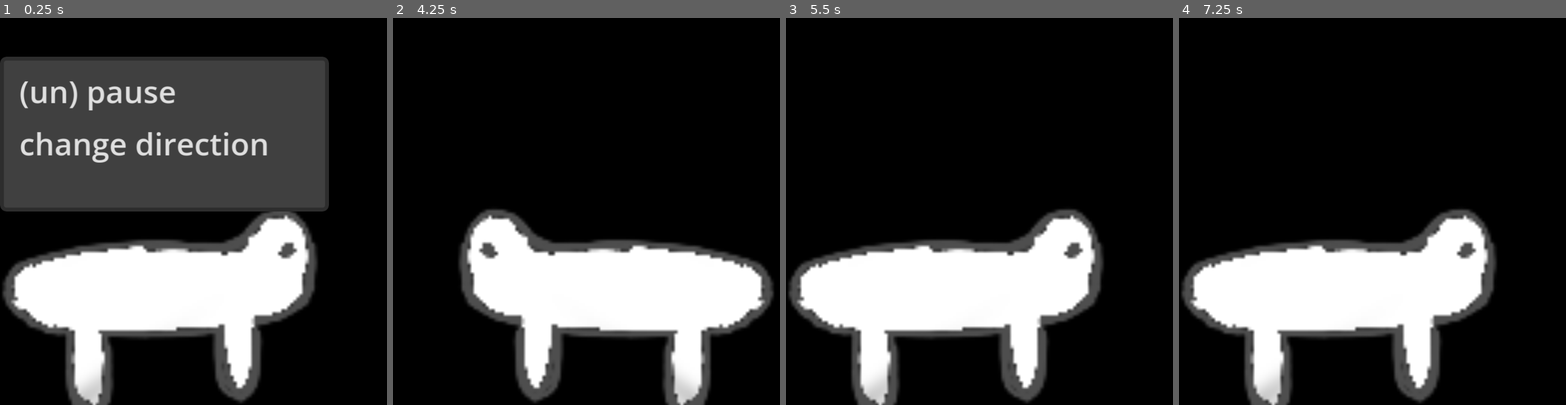
Above: before the commit, frames 1-4 (left to right).
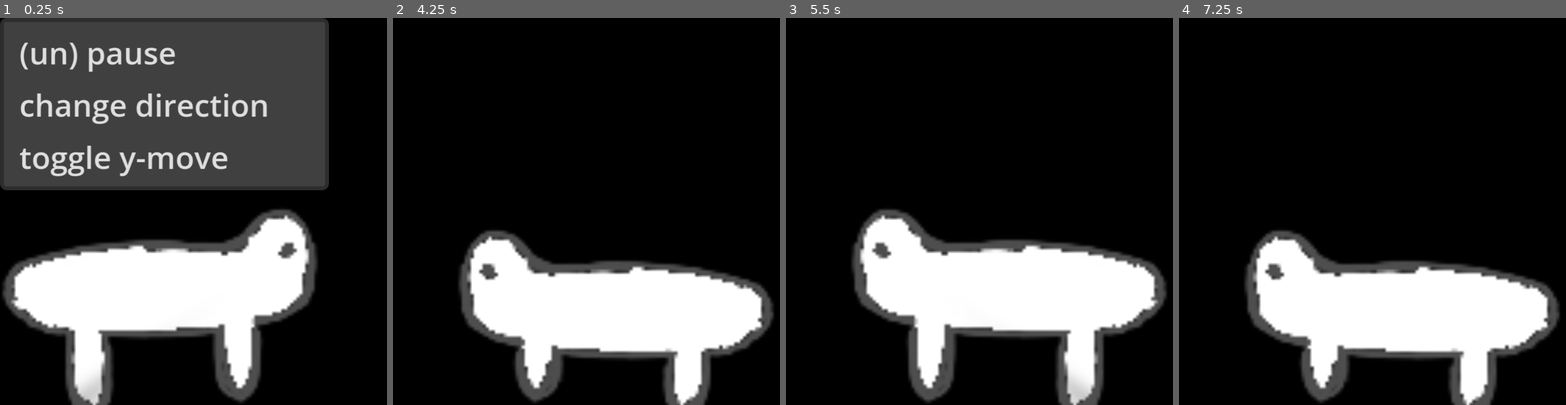
Above: after the commit, the same moments.

Repository: fabianternis/my-screen-pet
Game: Godot game, scene res://main.tscn
Two runs of this game, one before a commit and one after it. Both use one fixed random seed, a clock stepped at 60 frames per second and the inputs below.
Inputs (mouse positions are in pixels of both pictures, inside the frame that each line leads up to):
- Up to frame 1 (0.25 s): no input
- Up to frame 2 (4.25 s): tap Enter at 0.5, 2.75 s; drag from (582, 296) to (625, 126) at 0.52 s; tap Space at 1.25, 3.5 s; drag from (509, 230) to (582, 296) at 1.27 s; move the mouse to (625, 126) at 2.02 s; hold Right 2.03-2.75 s; tap Alt at 2.1, 3.6 s; click (625, 126) at 2.17 s; drag from (567, 288) to (470, 153) at 2.77 s; move the mouse to (702, 269) at 3.52 s; hold Left from 3.53 s (still down); click (702, 269) at 3.67 s
- Up to frame 3 (5.5 s): release Left at 4.25 s; drag from (863, 153) to (975, 296) at 4.27 s; tap Enter at 5 s; move the mouse to (998, 211) at 5.02 s; hold Down from 5.03 s (still down); tap Alt at 5.1 s; click (998, 211) at 5.17 s
- Up to frame 4 (7.25 s): release Down at 5.75 s; drag from (1314, 114) to (1295, 230) at 5.77 s; move the mouse to (1457, 192) at 6.52 s; hold Up from 6.53 s (still down); tap Alt at 6.6 s; click (1457, 192) at 6.67 s

The runs differ from the first frame. In frame 1, 18% of the frame differs, in the area x 0-85%, y 0-50%; in frame 2, 13%; in frame 3, 21%; in frame 4, 23%, in the area x 0-99%, y 49-100%.

Commit message:
feat: Implement "y movement allowence"-toggle

Diff:
--- a/main.gd
+++ b/main.gd
@@ -9,6 +9,8 @@
 var pause_action_time = 7.0
 var pause_time_since_last = 0.0 #not (yet) in use
 var is_following_mouse = false #not in use
+var mouse_position = Vector2()
+var can_move_y = true
 
 var default_speed = 200
 var initial_direction = Vector2(1, 1)
@@ -58,14 +60,15 @@
 	#popup_paused.add_item('continue', 0)
 	#popup_paused.add_item('resume', 0)
 	popup.add_item('change direction', 1)
+	popup.add_item('toggle y-move', 2)
 
 
 	area.input_event.connect(_on_area_input)
 	popup.id_pressed.connect(_on_item_press)
 	#popup_paused.id_pressed.connect(_on_pause_item_press)
 
-	#print (size_screen)
-	#print (size_window)
+	##print (size_screen)
+	##print (size_window)
 
 	other_window_pos_tofix = Vector2(DisplayServer.window_get_position())
 
@@ -98,7 +101,7 @@
 func _on_item_press(id):
 	#if menu == 'default':
 	if id == 0:
-	#	print('Hello World!')
+	#	#print('Hello World!')
 		if is_paused:
 			is_paused = false
 			#current_primary_animation = 'walk'
@@ -110,8 +113,17 @@
 			#sprite.play(current_primary_animation)
 			_animation('pause')
 	if id == 1:
-		print('HERE 1234')
+		#print('HERE 1234')
 		switch_direction("x")
+	if id == 2:
+		can_move_y = !can_move_y
+		if not can_move_y:
+			direction.y = 0.0
+
+			other_window_pos_tofix.y = size_screen.y - size_window.y
+			DisplayServer.window_set_position(Vector2i(other_window_pos_tofix))
+		else:
+			direction.y = initial_direction.y
 	stop_idle()
 
 
@@ -126,7 +138,7 @@
 		drag_pos_0 = mouse_pos
 
 		if _drag_pos_set():
-			print('in drag_pos_set()')
+			#print('in drag_pos_set()')
 			if drag_pos_1.x < drag_pos_0.x:
 				if direction.x != initial_direction.x:
 					switch_direction("x")
@@ -157,24 +169,31 @@
 	if other_window_pos_tofix.x <= 0:
 		other_window_pos_tofix.x = 0
 		if direction.x < 0:
-			print(1)
+			#print(1)
+			could_idle(0.6)
 			switch_direction("x")
+			could_idle(0.3)
 	elif other_window_pos_tofix.x >= max_x:
 		other_window_pos_tofix.x = max_x
 		if direction.x > 0:
-			print(2)
+			#print(2)
+			could_idle(0.2)
 			switch_direction("x")
-
+			could_idle(0.4)
 	if other_window_pos_tofix.y <= 0:
 		other_window_pos_tofix.y = 0
-		if direction.y < 0:
-			print(3)
+		if direction.y < 0 && can_move_y:
+			#print(3)
+			could_idle(0.23)
 			switch_direction("y")
+			could_idle(0.28)
 	elif other_window_pos_tofix.y >= max_y:
 		other_window_pos_tofix.y = max_y
-		if direction.y > 0:
-			print(4)
+		if direction.y > 0 && can_move_y:
+			#print(4)
+			could_idle(0.2)
 			switch_direction("y")
+			could_idle(0.3)
 
 	DisplayServer.window_set_position(Vector2i(other_window_pos_tofix))
 
@@ -186,13 +205,15 @@
 
 func switch_direction(axis = "x"):
 	if axis == "x":
-		print ('switch X in fn')
+		#print ('switch X in fn')
 		direction.x *= -1
 		sprite.flip_h = !sprite.flip_h
 	elif axis == "y":
-		print ('switch Y in fn')
-
-		direction.y *= -1
+		#print ('switch Y in fn')
+		if can_move_y:
+			direction.y *= -1
+		else:
+			direction.y = initial_direction.y
 	else:
 		return
 
--- a/main.tscn
+++ b/main.tscn
@@ -129,7 +129,6 @@
 
 [node name="PopupMenu" type="PopupMenu" parent="." unique_id=959510675]
 oversampling_override = 1.0
-position = Vector2i(0, 20)
 size = Vector2i(147, 80)
 visible = true
 submenu_popup_delay = 0.321
--- a/project.godot
+++ b/project.godot
@@ -39,4 +39,5 @@
 rendering_device/driver.windows="d3d12"
 renderer/rendering_method="gl_compatibility"
 renderer/rendering_method.mobile="gl_compatibility"
+textures/vram_compression/import_etc2_astc=true
 viewport/transparent_background=true
Not shown, added: export_presets.cfg
